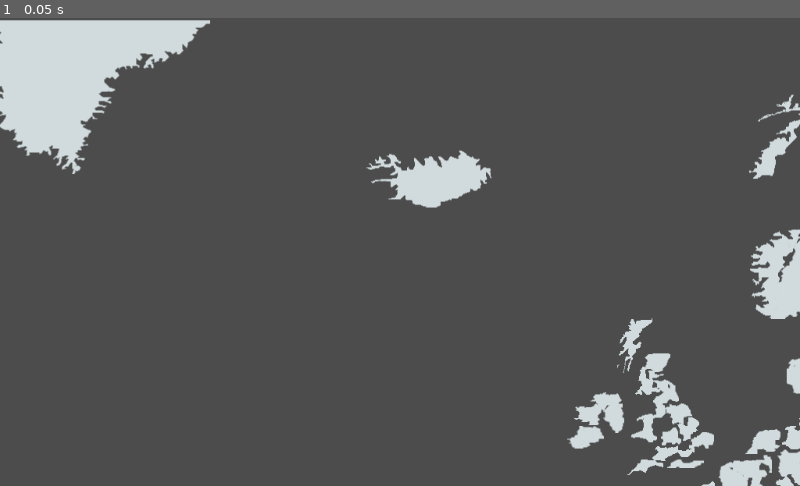
Above: before the commit, frame 1.
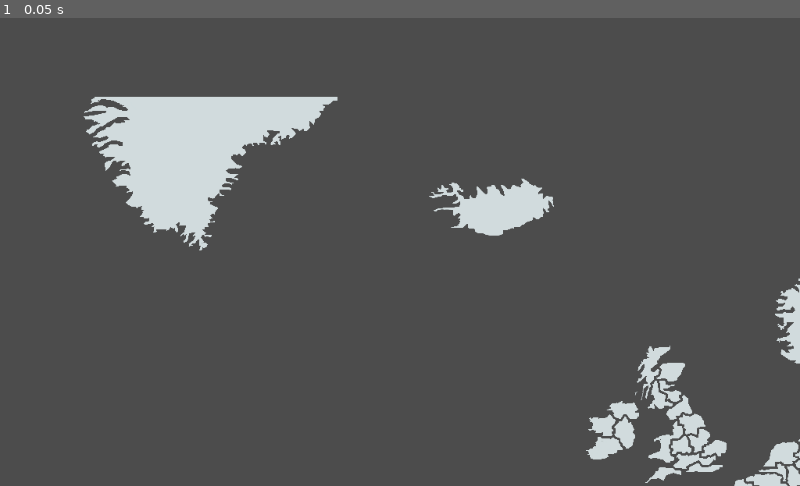
Above: after the commit, the same moment.

Repository: burinss/WarGame
Game: Godot game, scene res://MainScene.tscn
The game is run twice, just before and just after one commit, with the same random seed, the same clock (stepped at 60 frames per second) and the same inputs.
Inputs:
- Up to frame 1 (0.05 s): no input

The runs differ from the first frame. In frame 1, 15% of the frame differs, in the area x 0-100%, y 0-100%.

Commit message:
Fix province positioning

Diff:
--- a/Province.gd
+++ b/Province.gd
@@ -27,6 +27,7 @@
 		mySprite.position = Vector2(entity['x'],entity['y'])
 		#mySprite.rotate(angle)
 		mySprite.scale = Vector2(1.0,1.0)
+		mySprite.centered=false
 		add_child(mySprite)
 	#pass # Replace with function body.
 
